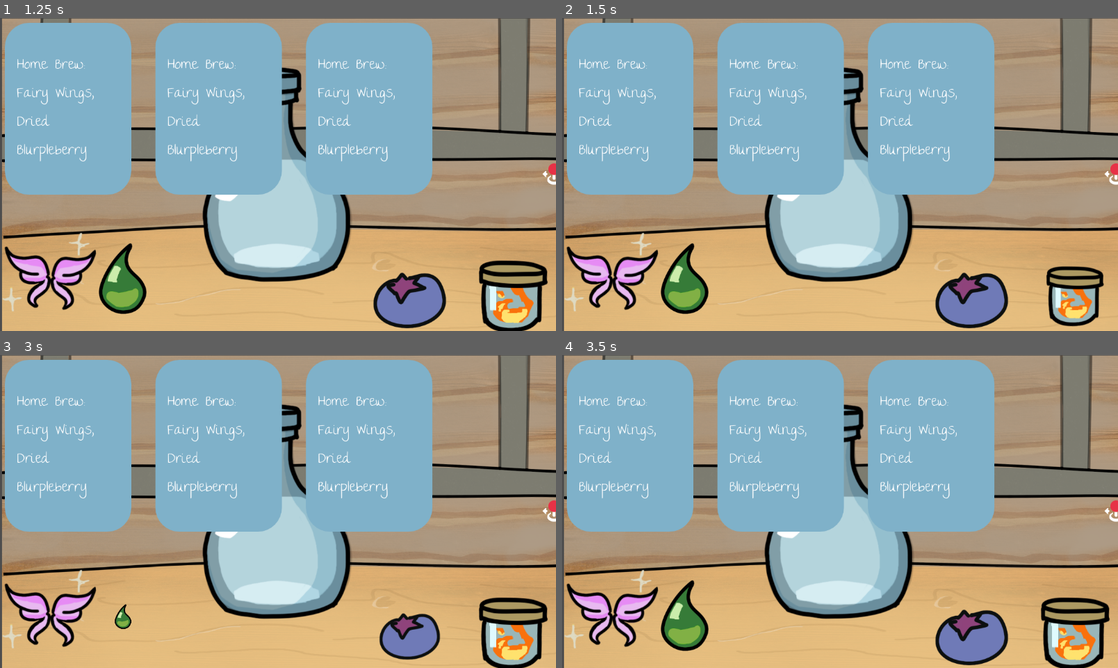
Above: before the commit, frames 1-4 (two rows, left to right).
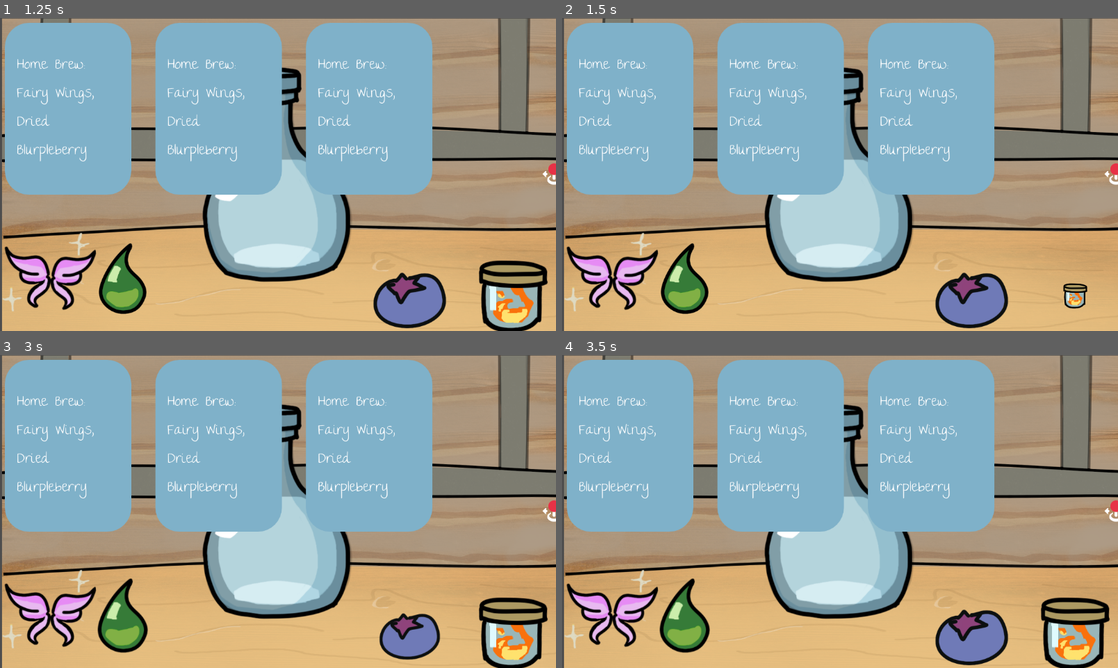
Above: after the commit, the same moments.

Repository: andreaTheCoder/MiniJam207Primal
Game: Godot game, scene res://scenes/shop.tscn
The game is run twice, just before and just after one commit, with the same random seed, the same clock (stepped at 60 frames per second) and the same inputs.
Inputs (mouse positions are in pixels of both pictures, inside the frame that each line leads up to):
- Up to frame 1 (1.25 s): tap Enter (ui_accept) at 0.5, 0.77 s; move the mouse to (278, 177) at 0.52 s; press the mouse at (278, 177) at 0.53 s
- Up to frame 2 (1.5 s): tap Enter (ui_accept) at 1.25 s; move the mouse to (1073, 296) at 1.27 s; release the mouse at (1073, 296) at 1.28 s; click (1073, 296) at 1.35 s
- Up to frame 3 (3 s): tap Enter (ui_accept) at 1.52, 2, 2.75 s; move the mouse to (411, 630) at 2.02 s; press the mouse at (411, 630) at 2.03 s; move the mouse to (122, 617) at 2.77 s; release the mouse at (122, 617) at 2.78 s; click (122, 617) at 2.85 s
- Up to frame 4 (3.5 s): tap Enter (ui_accept) at 3.02 s

Frame 1 is identical in both runs. In frame 2, 1.6% of the frame differs, in the area x 87-98%, y 79-99%; in frame 3, 1.3%; in frame 4, 0.4%.

Commit message:
better mouse stuffs

Diff:
--- a/scenes/ingredient.tscn
+++ b/scenes/ingredient.tscn
@@ -3,7 +3,7 @@
 [ext_resource type="Script" uid="uid://d4kvl12ifk4la" path="res://scripts/ingredient.gd" id="1_rcex7"]
 
 [sub_resource type="RectangleShape2D" id="RectangleShape2D_rcex7"]
-size = Vector2(168, 136)
+size = Vector2(65, 54)
 
 [node name="Ingredient" type="Sprite2D" unique_id=1083882300]
 script = ExtResource("1_rcex7")
--- a/scripts/ingredient.gd
+++ b/scripts/ingredient.gd
@@ -22,11 +22,11 @@
 			texture = load("res://art/dragon's breath.PNG")
 # Called every frame. 'delta' is the elapsed time since the previous frame.
 func _process(_delta: float) -> void:
-
-	if (Global.mouse_dragging_item == self or Global.mouse_dragging_item == null) and (draggable or dragging) and Input.is_action_pressed("click"):
+	if Global.mouse_dragging_item == null and draggable and Input.is_action_just_pressed("click"):
 		Global.mouse_dragging_item = self
+		dragging = true
+	if Global.mouse_dragging_item == self and dragging and Input.is_action_pressed("click"):
 		global_position = get_global_mouse_position()
-		dragging = true
 	else:
 		if Input.is_action_just_released("click"):
 			if dragging:
@@ -56,8 +56,9 @@
 		is_inside_droppable = true
 		area_ref = area.get_parent()
 		area.get_parent().modulate = Color(Color.GREEN_YELLOW, 1)
-
+		area_ref.scale = Vector2(1.05, 1.05)
 func _on_area_2d_area_exited(area: Area2D) -> void:
 	if area.get_parent() is Potion and dragging:
 		is_inside_droppable = false
 		area.get_parent().modulate = Color(1.0, 1.0, 1.0, 1.0)
+		area_ref.scale = Vector2(1.00, 1.00)
--- a/scripts/potion.gd
+++ b/scripts/potion.gd
@@ -15,10 +15,11 @@
 
 # Called every frame. 'delta' is the elapsed time since the previous frame.
 func _process(_delta: float) -> void:
-	if (Global.mouse_dragging_item == self or Global.mouse_dragging_item == null) and (draggable or dragging) and Input.is_action_pressed("click"):
+	if Global.mouse_dragging_item == null and draggable and Input.is_action_just_pressed("click"):
 		Global.mouse_dragging_item = self
+		dragging = true
+	if Global.mouse_dragging_item == self and dragging and Input.is_action_pressed("click"):
 		global_position = get_global_mouse_position()
-		dragging = true
 	else:
 		if Input.is_action_just_released("click"):
 			if is_inside_droppable:
